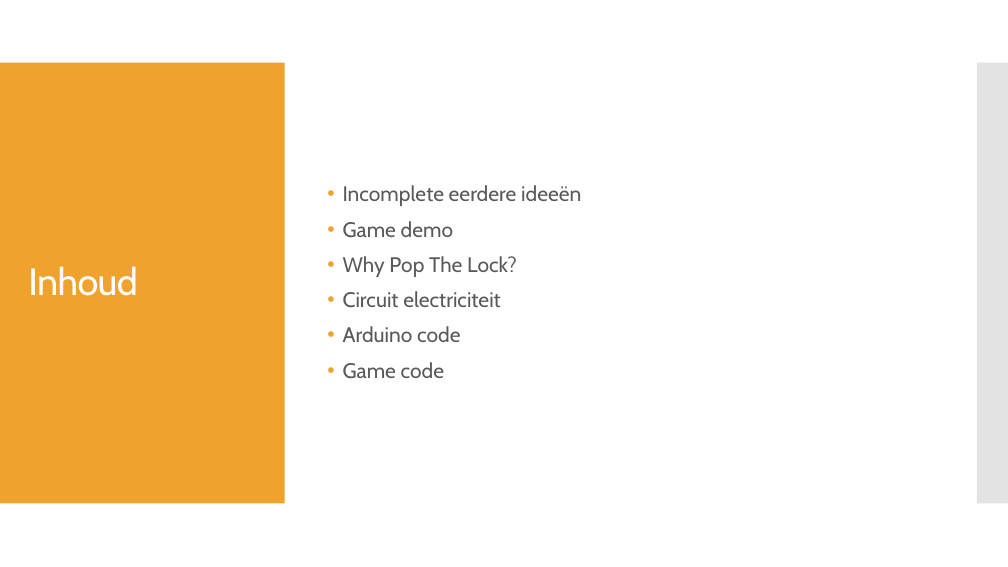
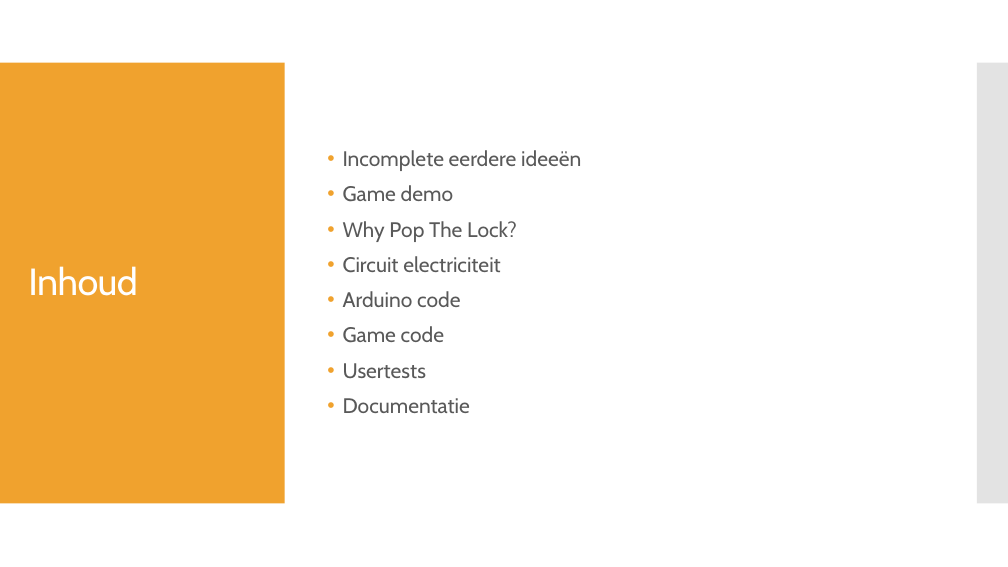
Before and after one commit to stellarubsaam/SpecialInputOutput, a slide deck: slide 2 of Documentatie/Special Input.pptx. Drawn at 1008x567 pixels with LibreOffice and Linux fonts; fonts in the diff are those of the drawing. Boxes give left, top, right and bottom in pixels: in the first picture for what was removed or moved away, otherwise in the second. Text is boxed around its words. In the diff, an @@ line names an element or a change of style, - is before the commit and + after.

```diff
--- a/Documentatie/Special Input.pptx
+++ b/Documentatie/Special Input.pptx
@@ text at [343,363,470,413]: paragraphs added @@
+• Usertests
+• Documentatie
```
Also in this commit, not shown: 1 other file.
